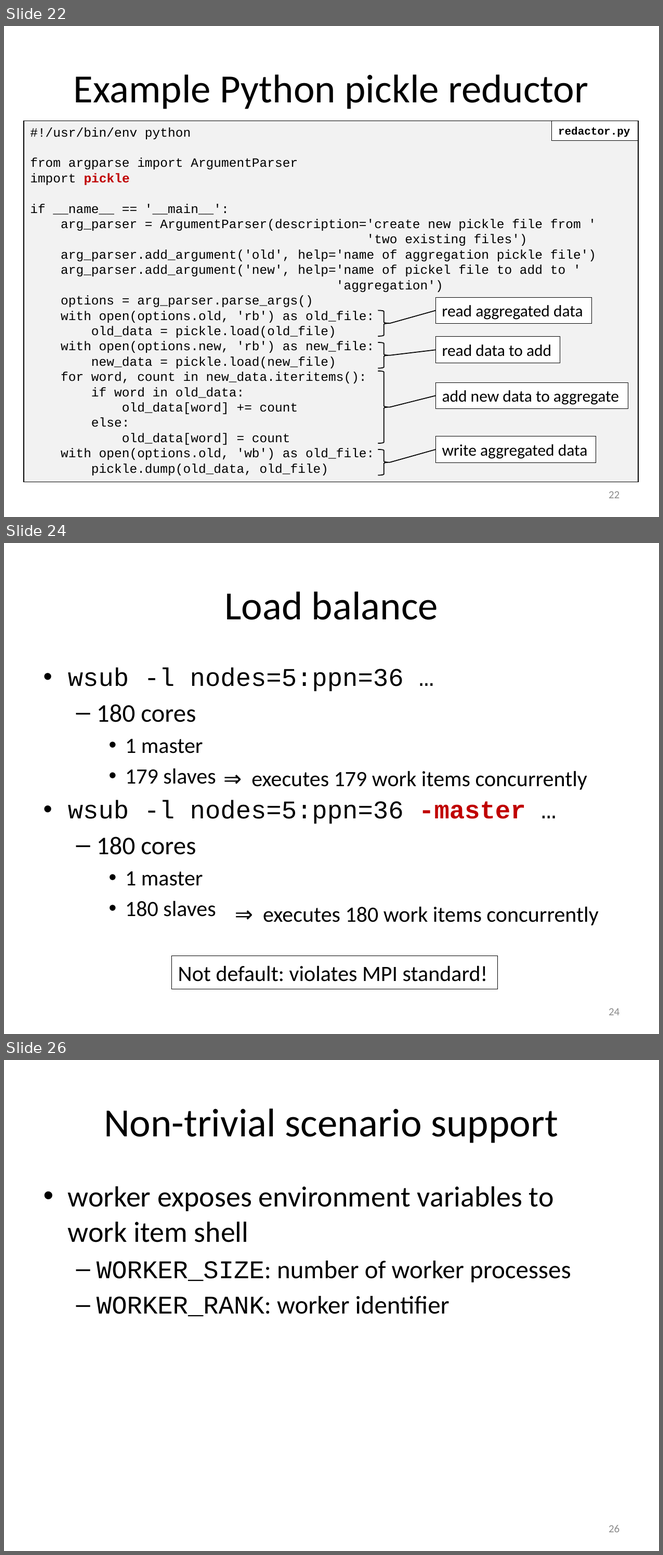
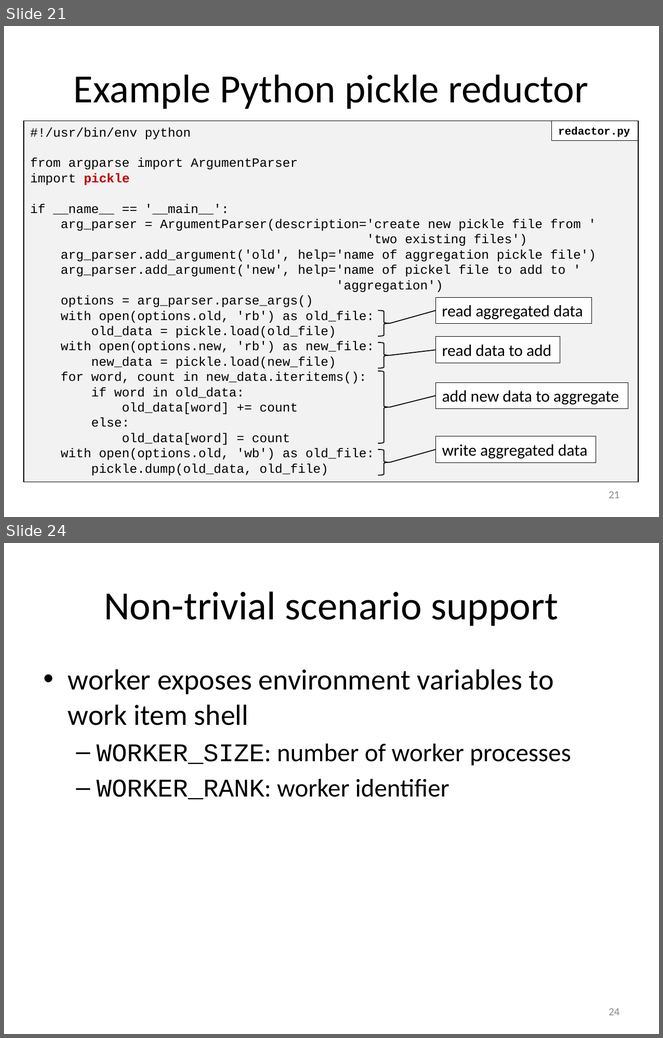
Before and after one commit to gjbex/worker-and-atools, a slide deck: worker_atools.pptx. Shown one above the other, each under a label of ours: slides 22, 24 and 26 before the commit, slides 21 and 24 after it; the slides between them are not shown. The pictures are 663x1555 and 663x1038 pixels, drawn with LibreOffice and Linux fonts; fonts in the diff are those of the drawing. Boxes give left, top, right and bottom in pixels: in the first picture for what was removed or moved away, otherwise in the second. Text is boxed around its words. In the diff, an @@ line names an element or a change of style, - is before the commit and + after.

```diff
--- a/worker_atools.pptx
+++ b/worker_atools.pptx
@@ slide 24 removed at bbox=[4, 543, 659, 1034], background #FFFFFF @@
@@ title removed at bbox=[224, 591, 438, 620] @@
-Load balance
@@ text removed at bbox=[68, 668, 526, 917] @@
-• wsub -l nodes=5:ppn=36 …
-  – 180 cores
-    • 1 master
-    • 179 slaves
-• wsub -l nodes=5:ppn=36 -master …
-  – 180 cores
-    • 1 master
-    • 180 slaves
@@ text removed at bbox=[252, 771, 587, 790] @@
-⇒ executes 179 work items concurrently
@@ text removed at bbox=[263, 906, 598, 926] @@
-⇒ executes 180 work items concurrently
@@ rectangle removed at bbox=[172, 956, 497, 989] @@
-Not default: violates MPI standard!
@@ page number removed at bbox=[609, 1008, 620, 1016] @@
-24
@@ what was slide 22 is now slide 21 @@
@@ page number at bbox=[609, 491, 620, 499]: text changed @@
-22
+21
@@ what was slide 26 is now slide 24 @@
@@ page number at bbox=[609, 1008, 620, 1016]: text changed @@
-26
+24
```
Also in this commit, not shown: 14 slides changed, 1 other slide removed.
